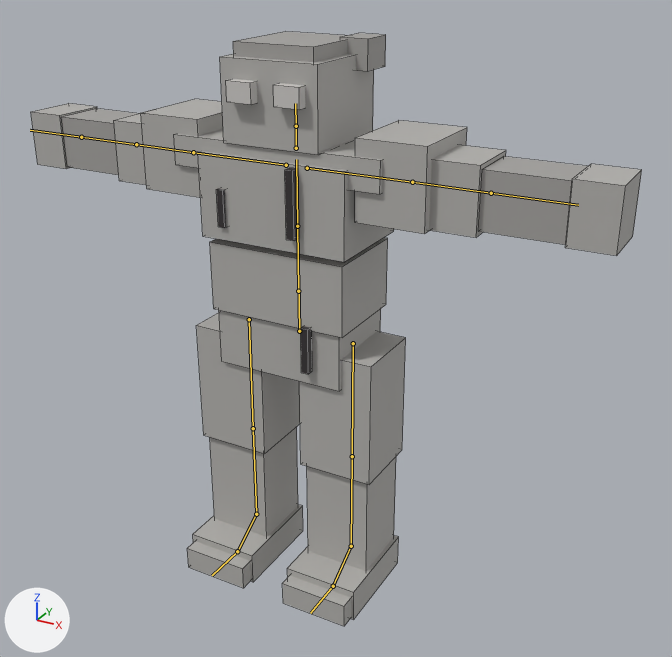
Two versions of the FBX model Assets/Resources/Bodies/Golem.fbx, one commit apart.
One viewpoint serves both versions: a camera (50 mm lens) standing at (0.769, -1.268, 1.125) and looking at (0.055, 0.031, 0.475). Every picture has the same lights, and +X, +Y and +Z are marked at lower left. The first picture is the older version. The bones that change, and the others that lie on the model, are drawn over the model as lines. Mesh edges are drawn as thin lines.

Objects in the first picture: 'GolemMesh'.
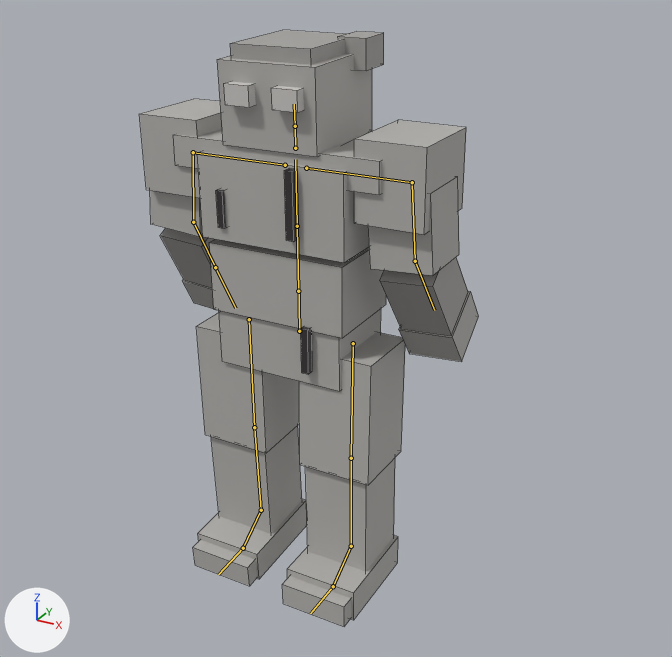
The newer file adds an action. The first version stands in its rest pose; the second is drawn at frame 24 of the action 'Golem|Attack'.

Changed parts and their boxes [x1, y1, x2, y2] in the pictures (672 x 657 px):
'GolemMesh', posed (44% narrower)
    before: [31, 32, 642, 626]
    after: [140, 30, 479, 627]
bone 'LeftUpperArm', root to tip
    before: (412, 182) to (491, 193)
    after: (412, 182) to (415, 261)
bone 'LeftLowerArm', root to tip
    before: (491, 193) to (578, 205)
    after: (415, 261) to (434, 310)
bone 'RightUpperArm', root to tip
    before: (193, 152) to (136, 144)
    after: (193, 152) to (193, 222)
bone 'RightLowerArm', root to tip
    before: (136, 144) to (81, 137)
    after: (193, 222) to (215, 267)
bone 'LeftUpperLeg', root to tip
    before: (353, 343) to (352, 456)
    after: (353, 343) to (351, 458)
bone 'LeftLowerLeg', root to tip
    before: (352, 456) to (351, 546)
    after: (351, 458) to (351, 546)
bone 'RightUpperLeg', root to tip
    before: (249, 319) to (253, 428)
    after: (249, 319) to (254, 427)
bone 'RightLowerLeg', root to tip
    before: (253, 428) to (256, 514)
    after: (254, 427) to (261, 510)

The change, as a list of edits to the scene's bpy script:
```text
Change bone_leftupperarm:
    where bone_leftupperarm = bpy.data.objects['Golem'].pose.bones['LeftUpperArm']  # child of 'LeftShoulder'
    bone_leftupperarm.rotation_quaternion: (1.0, 0.0, 0.0, 0.0) -> (0.731, -0.682, 0.002, 0.002)  # degrees (0, 0, 0) -> degrees (-86, 0, 0)
Change bone_leftlowerarm:
    where bone_leftlowerarm = bpy.data.objects['Golem'].pose.bones['LeftLowerArm']  # child of 'LeftUpperArm'
    bone_leftlowerarm.rotation_quaternion: (1.0, 0.0, 0.0, 0.0) -> (0.961, 0.0, 0.0, 0.276)  # degrees (0, 0, 0) -> degrees (0, 0, 32)
Change bone_rightupperarm:
    where bone_rightupperarm = bpy.data.objects['Golem'].pose.bones['RightUpperArm']  # child of 'RightShoulder'
    bone_rightupperarm.rotation_quaternion: (1.0, 0.0, 0.0, 0.0) -> (0.731, -0.682, 0.002, 0.002)  # degrees (0, 0, 0) -> degrees (-86, 0, 0)
Change bone_rightlowerarm:
    where bone_rightlowerarm = bpy.data.objects['Golem'].pose.bones['RightLowerArm']  # child of 'RightUpperArm'
    bone_rightlowerarm.rotation_quaternion: (1.0, 0.0, 0.0, 0.0) -> (0.961, 0.0, 0.0, -0.276)  # degrees (0, 0, 0) -> degrees (0, 0, -32)
Change bone_leftupperleg:
    where bone_leftupperleg = bpy.data.objects['Golem'].pose.bones['LeftUpperLeg']  # child of 'Hips'
    bone_leftupperleg.rotation_quaternion: (1.0, 0.0, 0.0, 0.0) -> (1.0, -0.01, 0.0, 0.0)  # degrees (0, 0, 0) -> degrees (-1, 0, 0)
Change bone_leftlowerleg:
    where bone_leftlowerleg = bpy.data.objects['Golem'].pose.bones['LeftLowerLeg']  # child of 'LeftUpperLeg'
    bone_leftlowerleg.rotation_quaternion: (1.0, 0.0, 0.0, 0.0) -> (1.0, 0.019, 0.0, 0.0)  # degrees (0, 0, 0) -> degrees (2, 0, 0)
Change bone_rightupperleg:
    where bone_rightupperleg = bpy.data.objects['Golem'].pose.bones['RightUpperLeg']  # child of 'Hips'
    bone_rightupperleg.rotation_quaternion: (1.0, 0.0, 0.0, 0.0) -> (1.0, 0.01, 0.0, 0.0)  # degrees (0, 0, 0) -> degrees (1, 0, 0)
Change bone_rightlowerleg:
    where bone_rightlowerleg = bpy.data.objects['Golem'].pose.bones['RightLowerLeg']  # child of 'RightUpperLeg'
    bone_rightlowerleg.rotation_quaternion: (1.0, 0.0, 0.0, 0.0) -> (1.0, 0.019, 0.0, 0.0)  # degrees (0, 0, 0) -> degrees (2, 0, 0)
```
